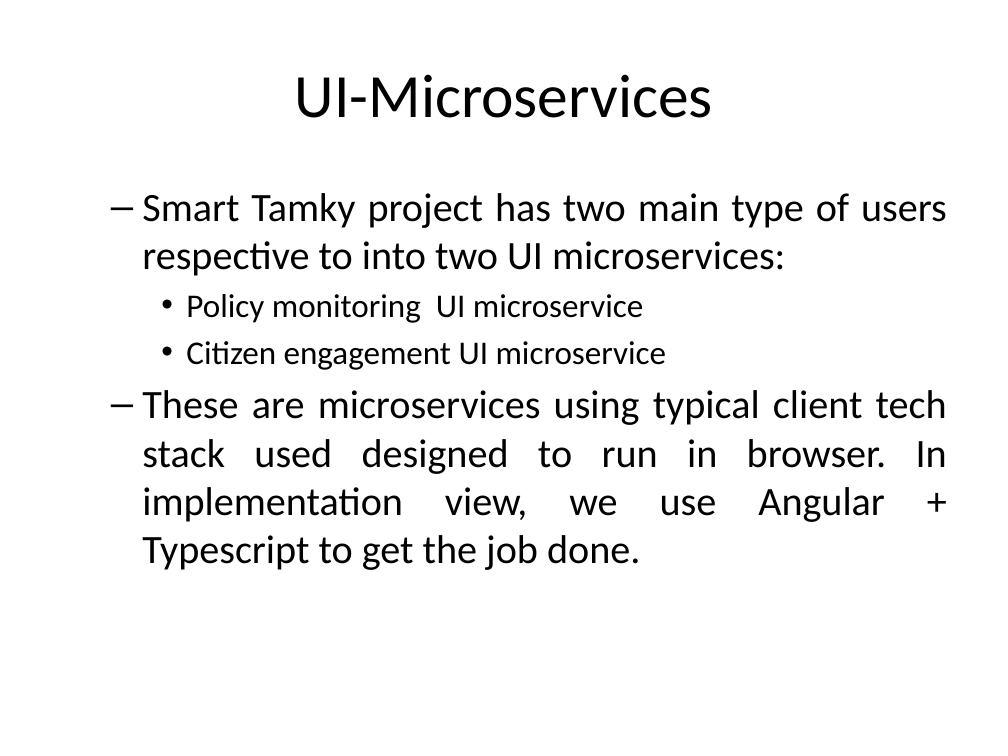
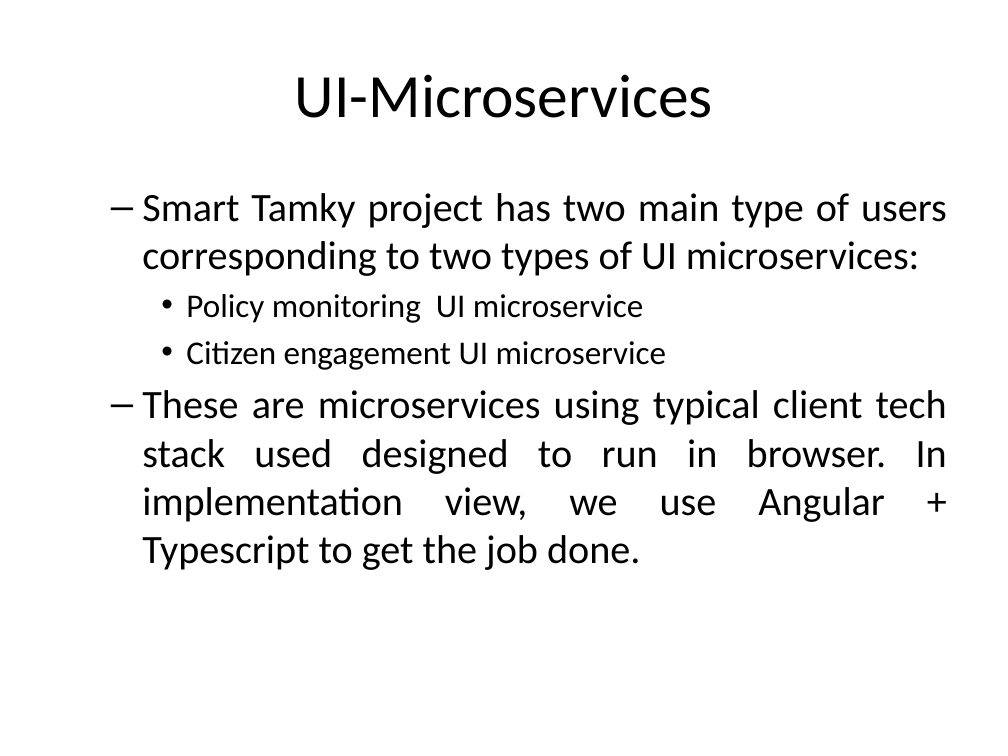
Before and after one commit to thaihv/smartcity-platform, a slide deck: slide 11 of docs/Development_View_AS_v1.0 .pptx. Drawn at 1008x756 pixels with LibreOffice and Linux fonts; fonts in the diff are those of the drawing. Boxes give left, top, right and bottom in pixels: in the first picture for what was removed or moved away, otherwise in the second. Text is boxed around its words. In the diff, an @@ line names an element or a change of style, - is before the commit and + after.

```diff
--- a/docs/Development_View_AS_v1.0 .pptx
+++ b/docs/Development_View_AS_v1.0 .pptx
@@ text at (x1=142, y1=193, x2=947, y2=276): text changed @@
-  – Smart Tamky project has two main type of users respective to into two UI microservices:
+  – Smart Tamky project has two main type of users corresponding to two types of UI microservices:
```
